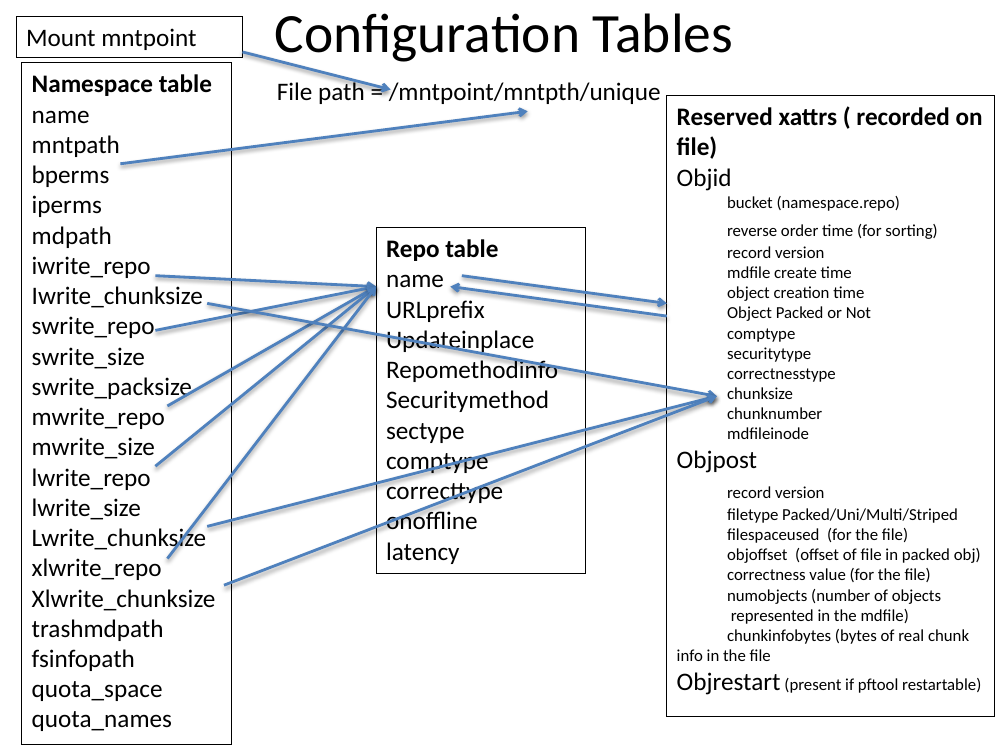
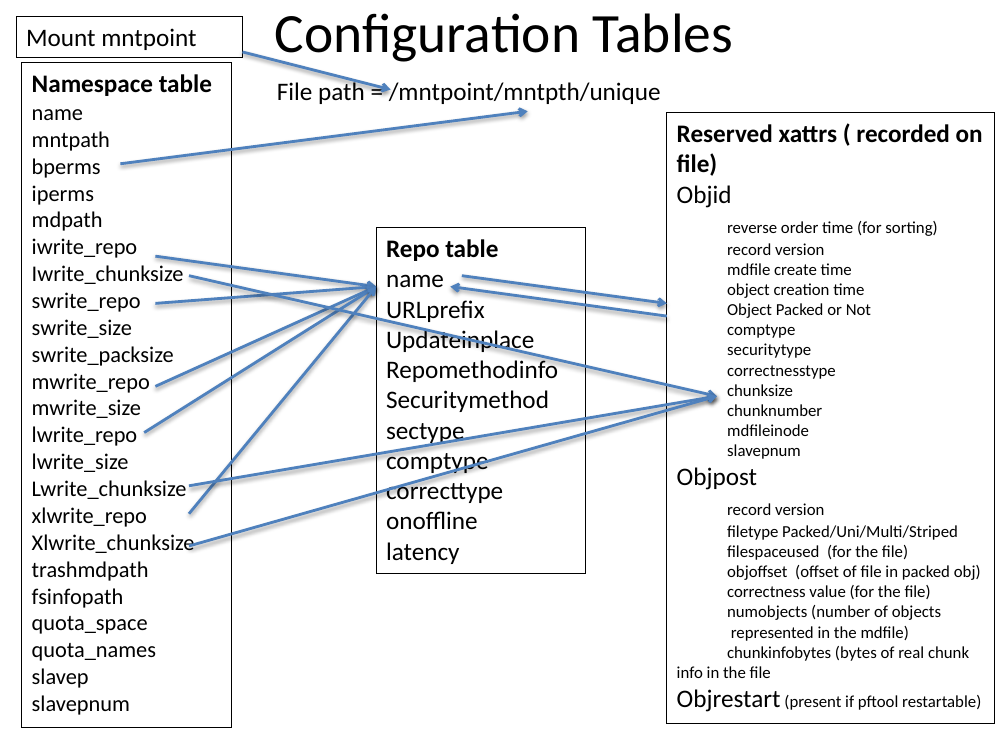
Before and after one commit to mar-file-system/marfs, a slide deck: slide 8 of Documentation/MarFS.pptx (slide 7 before the commit). Drawn at 1008x756 pixels with LibreOffice and Linux fonts; fonts in the diff are those of the drawing. Boxes give left, top, right and bottom in pixels: in the first picture for what was removed or moved away, otherwise in the second. Text is boxed around its words. In the diff, an @@ line names an element or a change of style, - is before the commit and + after.

```diff
--- a/Documentation/MarFS.pptx
+++ b/Documentation/MarFS.pptx
@@ rectangle "Namespace table": place and size @@
-rectangle "Namespace table" at (22, 62, 232, 745)
+rectangle "Namespace table" at (22, 62, 232, 728)
@@ text in rectangle at (32, 109, 195, 661): size 18 to 16 pt in "name", "mntpath", "bperms", "iperms" and 17 more places @@
@@ rectangle "Reserved xattrs ( recorded on ...": place and size @@
-rectangle "Reserved xattrs ( recorded on ..." at (667, 96, 995, 717)
+rectangle "Reserved xattrs ( recorded on ..." at (667, 112, 995, 723)
@@ text in rectangle at (727, 196, 900, 211): paragraph removed @@
-bucket (namespace.repo)
@@ arrow moved from (155, 276) - (376, 286) to (155, 256) - (376, 286) @@
@@ arrow moved from (155, 467) - (376, 286) to (144, 432) - (376, 286) @@
@@ arrow moved from (155, 331) - (376, 286) to (155, 303) - (376, 286) @@
@@ arrow moved from (167, 406) - (376, 286) to (155, 386) - (376, 286) @@
@@ arrow moved from (208, 303) - (717, 396) to (190, 276) - (717, 396) @@
@@ arrow moved from (167, 558) - (376, 286) to (190, 514) - (376, 286) @@
@@ arrow moved from (208, 526) - (717, 396) to (190, 486) - (717, 396) @@
@@ arrow moved from (224, 586) - (717, 396) to (190, 546) - (717, 396) @@
@@ text in rectangle at (727, 444, 801, 459): paragraph added @@
+slavepnum
@@ text in rectangle at (32, 668, 130, 715): paragraphs added @@
+slavep
+slavepnum
```
Also in this commit, not shown: 12 other slides changed, 8 slides added, 2 slides removed, 2 other files.
